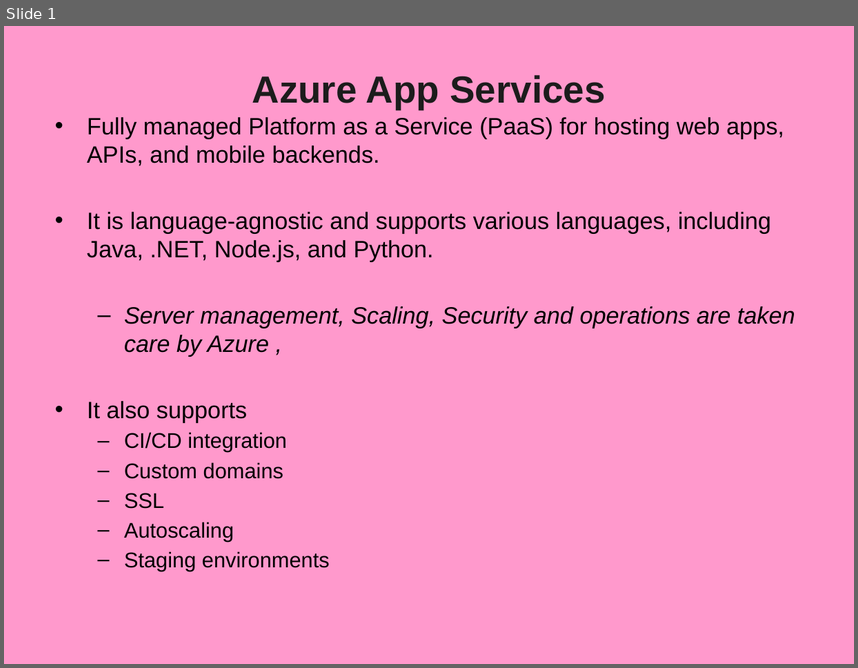
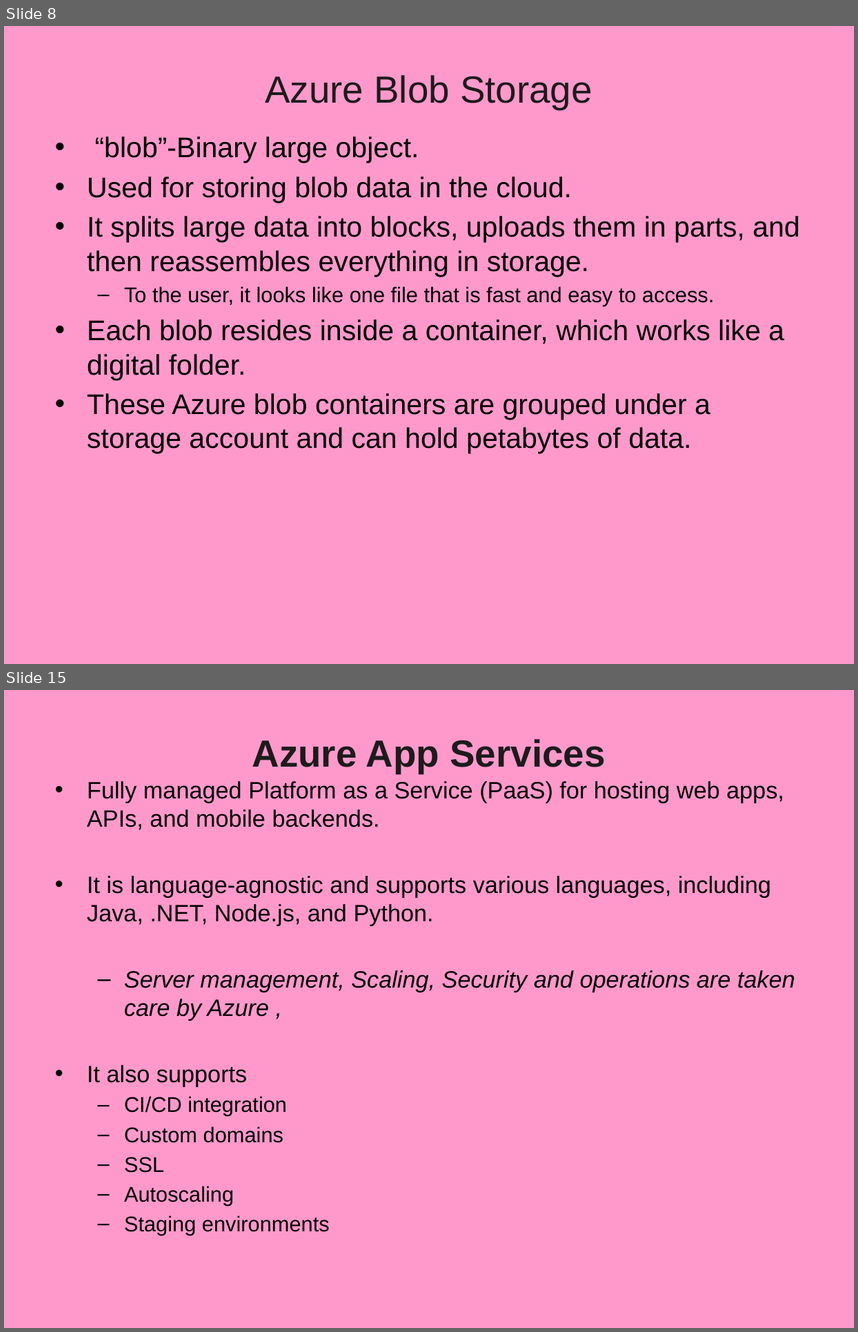
Before and after one commit to Santoshbuild/my_project, a slide deck: 19_Azure_AppService.pptx. Shown one above the other, each under a label of ours: slide 1 before the commit, slides 8 and 15 after it; the slides between them are not shown. The pictures are 858x668 and 858x1332 pixels, drawn with LibreOffice and Linux fonts; fonts in the diff are those of the drawing; background and template pictures are left out. Boxes give left, top, right and bottom in pixels: in the first picture for what was removed or moved away, otherwise in the second. Text is boxed around its words. In the diff, an @@ line names an element or a change of style, - is before the commit and + after.

```diff
--- a/19_Azure_AppService.pptx
+++ b/19_Azure_AppService.pptx
@@ slide 8 added at [4,26,854,664], background picture (left out) @@
@@ title added at [265,75,593,109], 32 pt, text #1C1C1C @@
+Azure Blob Storage
@@ text added at [87,136,800,454], 24 pt, text #000000 @@
+• “blob”-Binary large object.
+• Used for storing blob data in the cloud.
+• It splits large data into blocks, uploads them in parts, and then reassembles everything in storage.
+  – To the user, it looks like one file that is fast and easy to access.
+• Each blob resides inside a container, which works like a digital folder.
+• These Azure blob containers are grouped under a storage account and can hold petabytes of data.
@@ what was slide 1 is now slide 15 @@
```
Also in this commit, not shown: 13 other slides added, 19 other files.
